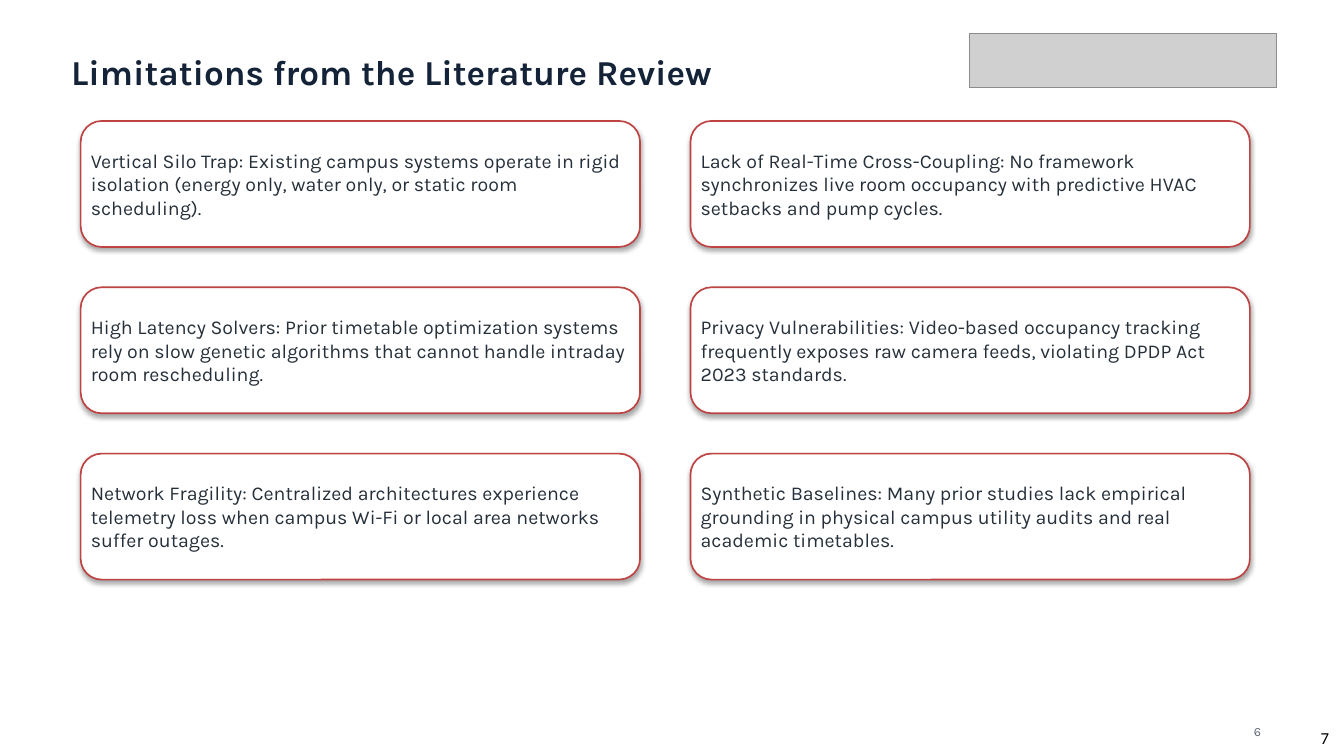
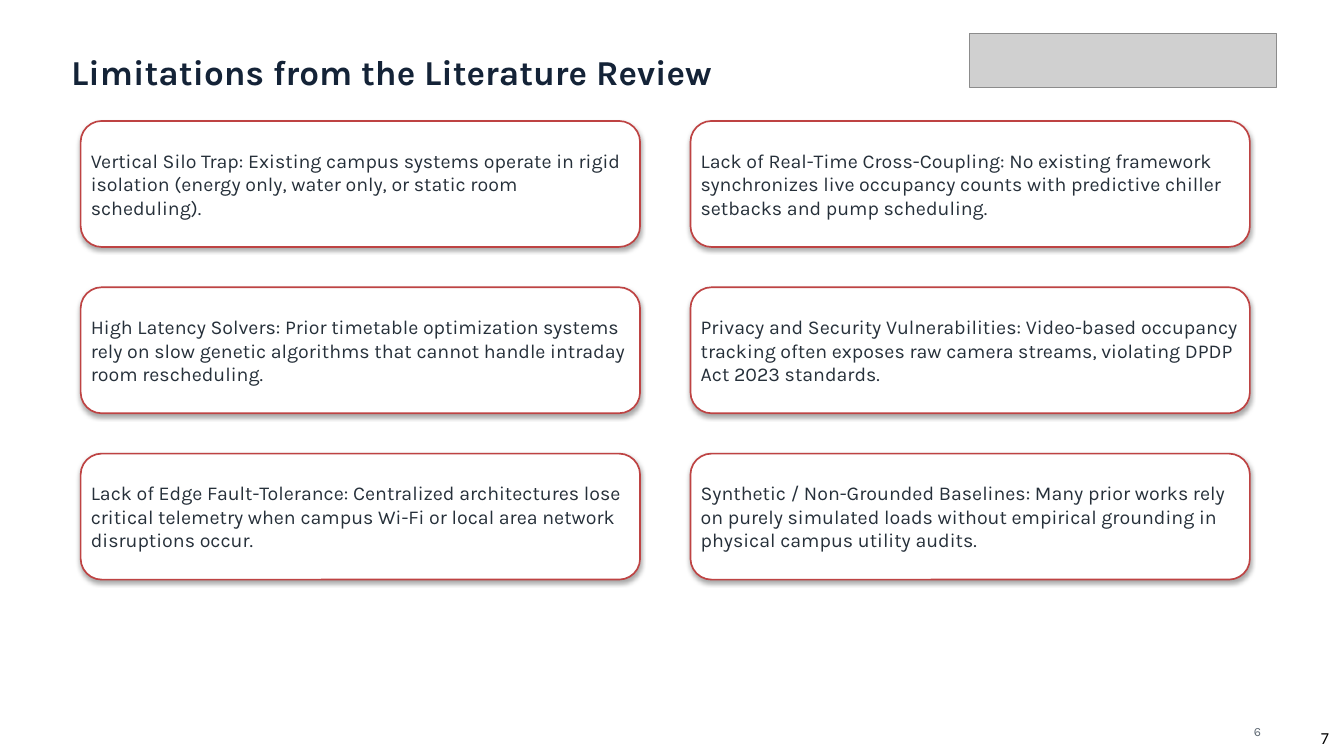
Before and after one commit to likhith-swe/Alliance-University-Design-Project-1, a slide deck: slide 7 of AI Powered Smart Campus Resource Management System Presentation Deck.pptx. Drawn at 1344x756 pixels with LibreOffice and Linux fonts; fonts in the diff are those of the drawing; grey boxes stand for pictures. Boxes give left, top, right and bottom in pixels: in the first picture for what was removed or moved away, otherwise in the second. Text is boxed around its words. In the diff, an @@ line names an element or a change of style, - is before the commit and + after.

Commit message:
Replace template literature entries with 100% verified Smart Campus research papers

```diff
--- a/AI Powered Smart Campus Resource Management System Presentation Deck.pptx
+++ b/AI Powered Smart Campus Resource Management System Presentation Deck.pptx
@@ text in rounded rectangle at (701,154,1221,220): text changed @@
-Lack of Real-Time Cross-Coupling: No framework synchronizes live room occupancy with predictive HVAC setbacks and pump cycles.
+Lack of Real-Time Cross-Coupling: No existing framework synchronizes live occupancy counts with predictive chiller setbacks and pump scheduling.
@@ text in rounded rectangle at (701,320,1237,382): text changed @@
-Privacy Vulnerabilities: Video-based occupancy tracking frequently exposes raw camera feeds, violating DPDP Act 2023 standards.
+Privacy and Security Vulnerabilities: Video-based occupancy tracking often exposes raw camera streams, violating DPDP Act 2023 standards.
@@ text in rounded rectangle at (91,486,621,552): text changed @@
-Network Fragility: Centralized architectures experience telemetry loss when campus Wi-Fi or local area networks suffer outages.
+Lack of Edge Fault-Tolerance: Centralized architectures lose critical telemetry when campus Wi-Fi or local area network disruptions occur.
@@ text in rounded rectangle at (701,486,1225,552): text changed @@
-Synthetic Baselines: Many prior studies lack empirical grounding in physical campus utility audits and real academic timetables.
+Synthetic / Non-Grounded Baselines: Many prior works rely on purely simulated loads without empirical grounding in physical campus utility audits.
```
Also in this commit, not shown: 4 other slides changed, 3 other files.
